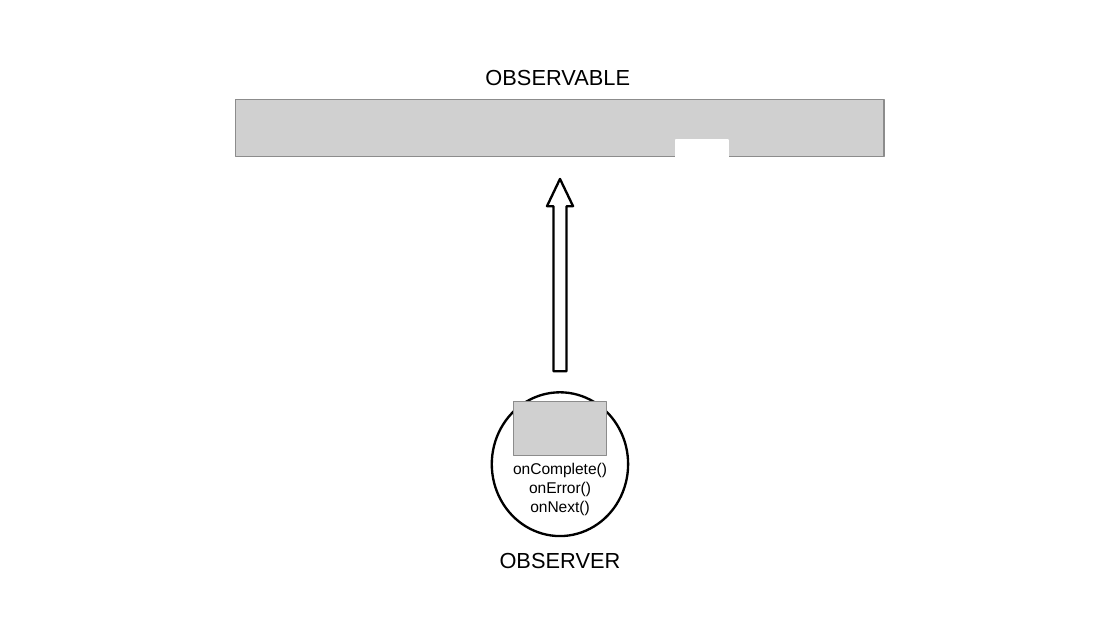
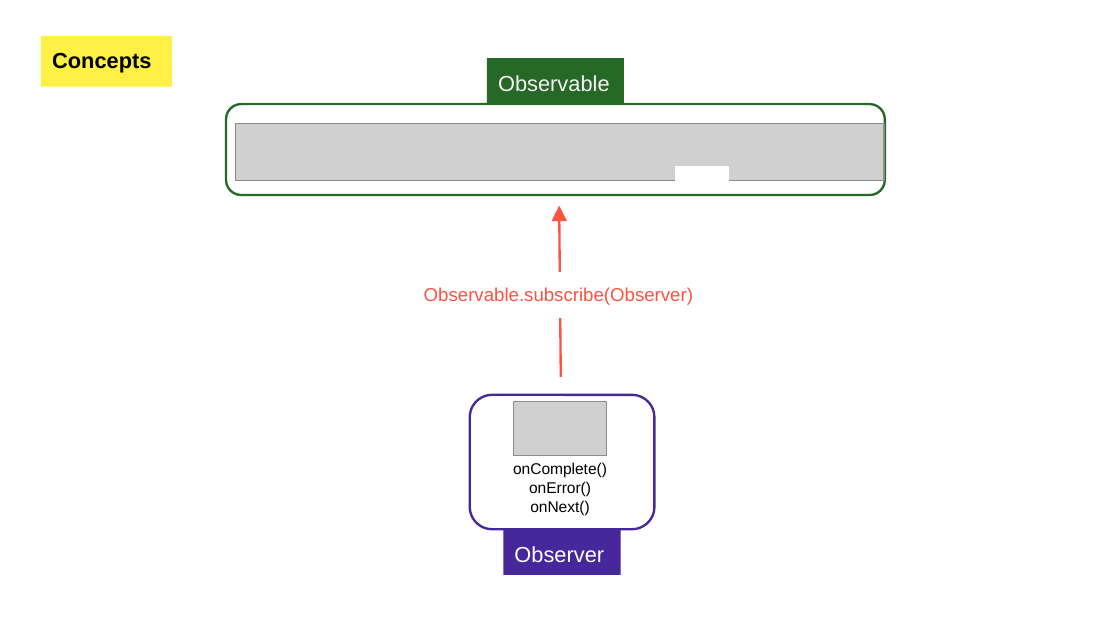
Before and after one commit to luciapayo/DroidconPresentation, a slide deck: slide 16 of Presentation/DroidconRx.potx.pptx (slide 15 before the commit). Drawn at 1120x630 pixels with LibreOffice and Linux fonts; fonts in the diff are those of the drawing; grey boxes stand for pictures; background and template pictures are left out. Boxes give left, top, right and bottom in pixels: in the first picture for what was removed or moved away, otherwise in the second. Text is boxed around its words. In the diff, an @@ line names an element or a change of style, - is before the commit and + after.

```diff
--- a/Presentation/DroidconRx.potx.pptx
+++ b/Presentation/DroidconRx.potx.pptx
@@ rectangle added at <box>41,36,172,86</box>, fill #FFF046, 14 pt, text #000000, bold @@
+Concepts
@@ rectangle "Observable": place and size @@
-rectangle "Observable" at <box>485,69,630,86</box>
+rectangle "Observable" at <box>487,58,624,104</box>
@@ rectangle "Observable" at <box>487,58,624,104</box>: fill none to #266826 @@
@@ text in rectangle at <box>498,75,609,91</box>: text changed; text colour #000000 to #F3F3F3 @@
-OBSERVABLE
+Observable
@@ rounded rectangle added at <box>226,104,885,195</box>, outline #266826 1.5 pt @@
@@ picture: place and size @@
-picture at <box>236,100,885,157</box>
+picture at <box>236,123,885,180</box>
@@ right arrow removed at <box>547,179,573,371</box> @@
@@ rectangle: place and size @@
-rectangle at <box>675,140,728,166</box>
+rectangle at <box>675,167,728,184</box>
@@ arrow added from (561, 376) to (559, 206), #FF5240 1.5 pt @@
@@ text added at <box>424,287,693,305</box>, 12 pt, text #FF5240 @@
+Observable.subscribe(Observer)
@@ rounded rectangle added at <box>469,395,654,530</box>, outline #46289A 1.5 pt @@
@@ ellipse removed at <box>492,392,628,535</box> @@
@@ rectangle "Observer": place and size @@
-rectangle "Observer" at <box>500,552,621,569</box>
+rectangle "Observer" at <box>503,530,620,576</box>
@@ rectangle "Observer" at <box>503,530,620,576</box>: fill none to #46289A @@
@@ text in rectangle at <box>514,546,604,563</box>: text changed; text colour #000000 to #FFFFFF @@
-OBSERVER
+Observer
```
Also in this commit, not shown: 15 other slides changed, 38 slides added, 9 slides removed, 6 other files.
